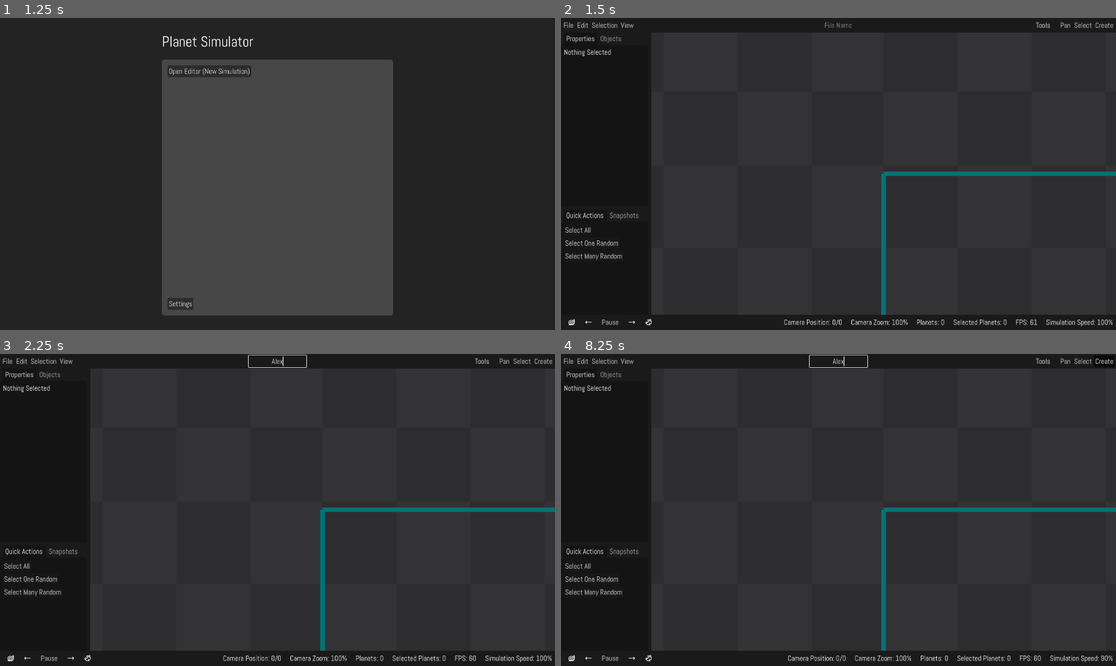
Above: before the commit, frames 1-4 (two rows, left to right).
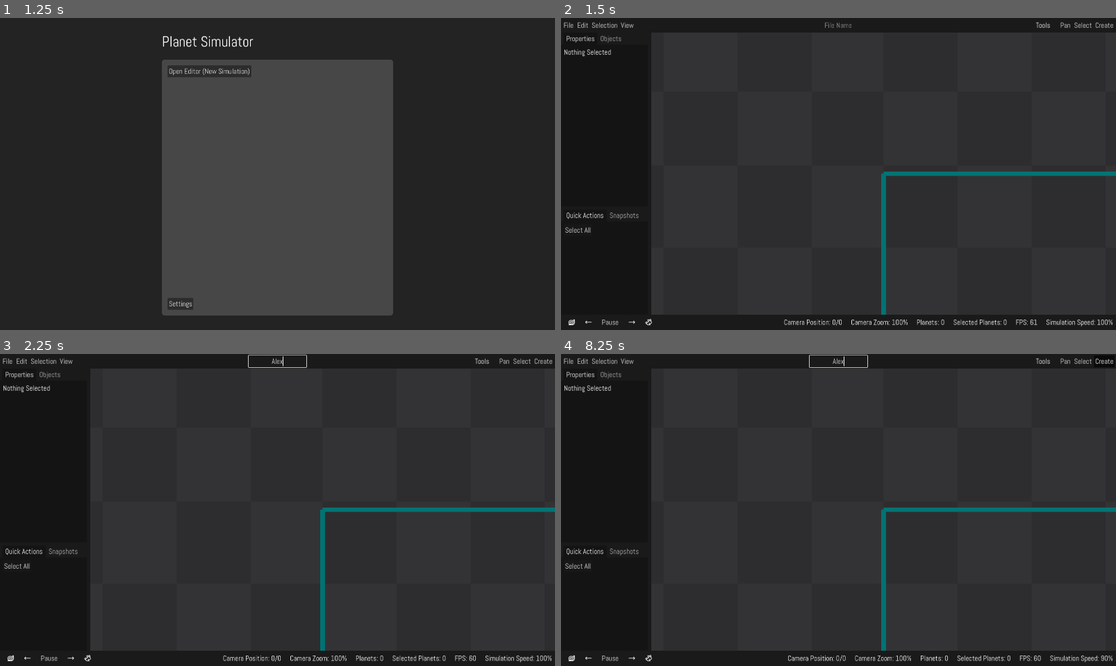
Above: after the commit, the same moments.

Repository: Maximinodotpy/PlanetSimulator
Game: Godot game, scene res://Scenes/User Interface/Main.tscn
Same seed, same stepped clock (60 frames per second), same inputs: the game is played once before the commit and once after it.
Inputs (mouse positions are in pixels of both pictures, inside the frame that each line leads up to):
- Up to frame 1 (1.25 s): tap Enter at 0.5 s; move the mouse to (399, 158) at 0.52 s; hold Right (ui_right) from 0.53 s (still down); hold Delete from 0.53 s (still down); click (399, 158) at 0.67 s
- Up to frame 2 (1.5 s): release Right (ui_right) at 1.25 s; release Delete at 1.25 s; click "Open Editor (New Simulation)" at 1.25 s
- Up to frame 3 (2.25 s): click (277, 360) at 2.02 s; type "Alex" at 2.1 s
- Up to frame 4 (8.25 s): click "Select One Random" (after the commit: "Select All") at 2.75 s; click "Select Many Random" (after the commit: "Select All") at 3.5 s; click "Pan" at 4.25 s; click "Select" at 5 s; click "Create" at 5.75 s; click "Select All" at 6.5 s; click (572, 659) at 7.25 s; click (588, 659) at 8 s

Frame 1 is identical in both runs. In frame 2, 0.2% of the frame differs, in the area x 0-12%, y 71-78%; in frame 3, 0.2%; in frame 4, 0.2%.

Commit message:
More Menu Stuff

Diff:
--- a/Scenes/User Interface/Editor/EditMenu.gd
+++ /dev/null
@@ -1,26 +0,0 @@
-extends PopupMenu
-
-# Called when the node enters the scene tree for the first time.
-func _ready():
-	pass
-
-	var alignMenu = PopupMenu.new()
-	alignMenu.name = 'align'
-
-	alignMenu.add_item('Align Left')
-
-	add_child(alignMenu)
-
-	add_submenu_item('Align', 'align')
-
-
-	index_pressed.connect(indexPressed)
-	EditorGlobal.anything_changed.connect(react)
-	react()
-
-func indexPressed(index: int):
-	match get_item_text(index):
-		'fasd': pass
-
-func react():
-	pass
--- a/Scenes/User Interface/Editor/Editor.tscn
+++ b/Scenes/User Interface/Editor/Editor.tscn
@@ -4,20 +4,20 @@
 [ext_resource type="Script" path="res://addons/godot_helpers/Nodes/Scene Switcher Button/Scene Switcher Button.gd" id="2_dgr1r"]
 [ext_resource type="Texture2D" uid="uid://dcjyps6cgx1pv" path="res://Meta/icon.svg" id="2_hnc5i"]
 [ext_resource type="Script" path="res://Scenes/User Interface/Editor/Objects.gd" id="3_8avdp"]
+[ext_resource type="Script" path="res://Scenes/User Interface/Editor/MenuScripts/FileMenu.gd" id="3_hu768"]
 [ext_resource type="Script" path="res://Scenes/User Interface/Editor/Properties.gd" id="3_lsvst"]
-[ext_resource type="Script" path="res://Scenes/User Interface/Editor/FileMenu.gd" id="3_w3248"]
 [ext_resource type="PackedScene" uid="uid://dgy8xkpbvycv7" path="res://Scenes/Space.tscn" id="3_wssg3"]
 [ext_resource type="Texture2D" uid="uid://bwkwtv4whnhlj" path="res://Scenes/User Interface/Editor/Icons/snail.svg" id="4_02nni"]
-[ext_resource type="Script" path="res://Scenes/User Interface/Editor/EditMenu.gd" id="4_4j5ki"]
+[ext_resource type="Script" path="res://Scenes/User Interface/Editor/MenuScripts/EditMenu.gd" id="4_bjq2a"]
 [ext_resource type="Script" path="res://addons/godot_helpers/Nodes/Panzoom Camera/panzoom_camera.gd" id="4_by8r2"]
 [ext_resource type="Script" path="res://Scenes/User Interface/Editor/File Name Edit.gd" id="4_gsugx"]
-[ext_resource type="Script" path="res://Scenes/User Interface/Editor/SelectionMenu.gd" id="5_4fqeg"]
+[ext_resource type="Script" path="res://Scenes/User Interface/Editor/MenuScripts/SelectionMenu.gd" id="5_5l7k4"]
 [ext_resource type="PackedScene" uid="uid://b36rnbp41eree" path="res://Scenes/User Interface/Editor/Parts/Property Editors/Property Editor Parts/Property Label.tscn" id="5_5tj81"]
 [ext_resource type="Script" path="res://Scenes/User Interface/Editor/Quick Actions.gd" id="5_n7l7m"]
 [ext_resource type="PackedScene" uid="uid://ch2vv8qw1ictp" path="res://Scenes/User Interface/Editor/Parts/Property Editors/PropertyEditorMultiple.tscn" id="5_n20wa"]
 [ext_resource type="Texture2D" uid="uid://cqc7hgdtjho4w" path="res://Scenes/User Interface/Editor/Icons/move-left.svg" id="5_oq7qi"]
+[ext_resource type="Script" path="res://Scenes/User Interface/Editor/MenuScripts/ViewMenu.gd" id="6_6hkty"]
 [ext_resource type="Texture2D" uid="uid://b1rdkesmmvwaa" path="res://Scenes/User Interface/Editor/Icons/move-right.svg" id="6_6v10q"]
-[ext_resource type="Script" path="res://Scenes/User Interface/Editor/ViewMenu.gd" id="6_koj6b"]
 [ext_resource type="Texture2D" uid="uid://b2nn4sx744xpg" path="res://Scenes/User Interface/Editor/Icons/rabbit.svg" id="7_35o54"]
 [ext_resource type="PackedScene" uid="uid://tn815bk1ttbo" path="res://Scenes/User Interface/Editor/Parts/Property Editors/PropertyEditorSingle.tscn" id="7_yxhf3"]
 
@@ -137,17 +137,17 @@
 item_0/id = 2
 item_1/text = "Exit"
 item_1/id = 1
-script = ExtResource("3_w3248")
+script = ExtResource("3_hu768")
 
 [node name="Edit" type="PopupMenu" parent="v/top/HBoxContainer/MenuBar"]
-script = ExtResource("4_4j5ki")
+script = ExtResource("4_bjq2a")
 
 [node name="Selection" type="PopupMenu" parent="v/top/HBoxContainer/MenuBar"]
-script = ExtResource("5_4fqeg")
+script = ExtResource("5_5l7k4")
 
 [node name="View" type="PopupMenu" parent="v/top/HBoxContainer/MenuBar"]
 size = Vector2i(308, 132)
-script = ExtResource("6_koj6b")
+script = ExtResource("6_6hkty")
 
 [node name="tools" type="HBoxContainer" parent="v/top/HBoxContainer"]
 layout_mode = 2
--- /dev/null
+++ b/Scenes/User Interface/Editor/MenuScripts/EditAlignMenu.gd
@@ -0,0 +1,44 @@
+extends PopupMenu
+
+const ALIGN_LEFT = 'Left'
+const ALIGN_LEFT_INDEX = 0
+
+const ALIGN_RIGHT = 'Right'
+const ALIGN_RIGHT_INDEX = 0
+
+const ALIGN_TOP = 'Top'
+const ALIGN_TOP_INDEX = 0
+
+const ALIGN_BOTTOM = 'Bottom'
+const ALIGN_BOTTOM_INDEX = 0
+
+const ALIGN_VERTICAL_CENTER = 'Vertical Center'
+const ALIGN_VERTICAL_CENTER_INDEX = 0
+
+const ALIGN_HORIZONTAL_CENTER = 'Horizontal Center'
+const ALIGN_HORIZONTAL_CENTER_INDEX = 0
+
+func _ready():
+	# Add all the Possible Alignments
+
+	# Add the Horizontal Alignments
+	add_item(ALIGN_LEFT, ALIGN_LEFT_INDEX)
+	add_item(ALIGN_RIGHT, ALIGN_RIGHT_INDEX)
+	add_item(ALIGN_HORIZONTAL_CENTER, ALIGN_HORIZONTAL_CENTER_INDEX)
+
+	# Add the Vertical Alignments
+	add_separator()
+	add_item(ALIGN_TOP, ALIGN_TOP_INDEX)
+	add_item(ALIGN_BOTTOM, ALIGN_BOTTOM_INDEX)
+	add_item(ALIGN_VERTICAL_CENTER, ALIGN_VERTICAL_CENTER_INDEX)
+
+	index_pressed.connect(indexPressed)
+
+func indexPressed(index: int):
+	match get_item_text(index):
+		ALIGN_BOTTOM: EditorGlobal.align_selection_bottom()
+		ALIGN_TOP: EditorGlobal.align_selection_top()
+		ALIGN_LEFT: EditorGlobal.align_selection_left()
+		ALIGN_RIGHT: EditorGlobal.align_selection_right()
+		ALIGN_VERTICAL_CENTER: EditorGlobal.align_selection_vertical_center()
+		ALIGN_HORIZONTAL_CENTER: EditorGlobal.align_selection_horizontal_center()
--- /dev/null
+++ b/Scenes/User Interface/Editor/MenuScripts/EditMenu.gd
@@ -0,0 +1,43 @@
+extends PopupMenu
+
+const DELETE = 'Delete'
+const DELETE_INDEX = 0
+
+const STOP = 'Stop'
+const STOP_INDEX = 1
+
+const ALIGN = 'Align'
+const ALIGN_INDEX = 2
+
+
+# Called when the node enters the scene tree for the first time.
+func _ready():
+	var alignMenu = PopupMenu.new()
+	alignMenu.name = 'align'
+	alignMenu.set_script(load("res://Scenes/User Interface/Editor/MenuScripts/EditAlignMenu.gd"))
+	add_child(alignMenu)
+
+
+	add_item(DELETE, DELETE_INDEX)
+	add_item(STOP, STOP_INDEX)
+
+	add_submenu_item(ALIGN, 'align', ALIGN_INDEX)
+
+	index_pressed.connect(indexPressed)
+	EditorGlobal.anything_changed.connect(react)
+	react()
+
+func indexPressed(index: int):
+	match get_item_text(index):
+		DELETE: EditorGlobal.delete_selected()
+		STOP: EditorGlobal.stop_selected()
+
+func react():
+	## Disable align menu if no nodes are selected
+	set_item_disabled(ALIGN_INDEX, EditorGlobal.is_empty_selection())
+
+	## Disable delete menu if no nodes are selected
+	set_item_disabled(DELETE_INDEX, EditorGlobal.is_empty_selection())
+
+	## Disable stop menu if no nodes are selected
+	set_item_disabled(STOP_INDEX, EditorGlobal.is_empty_selection())
--- a/Scenes/User Interface/Editor/Quick Actions.gd
+++ b/Scenes/User Interface/Editor/Quick Actions.gd
@@ -6,8 +6,6 @@
 
 var quickActionsNothing = [
 	[ 'Select All', EditorGlobal.select_all ],
-	[ 'Select One Random', EditorGlobal.select_all ],
-	[ 'Select Many Random', EditorGlobal.select_all ],
 ]
 
 var quickActionsSingle = [
Renamed: Scenes/User Interface/Editor/FileMenu.gd -> Scenes/User Interface/Editor/MenuScripts/FileMenu.gd
Renamed: Scenes/User Interface/Editor/SelectionMenu.gd -> Scenes/User Interface/Editor/MenuScripts/SelectionMenu.gd
Renamed: Scenes/User Interface/Editor/ViewMenu.gd -> Scenes/User Interface/Editor/MenuScripts/ViewMenu.gd
Not shown: 13 places in Theme/Theme.tres that only renumber resources
